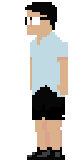
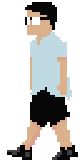
Comparing the layer stacks of the two w=80, h=160 images. Changes:
showed "walking 1" over (7, 42, 78, 160)
hid "standing" over (25, 42, 68, 160)
